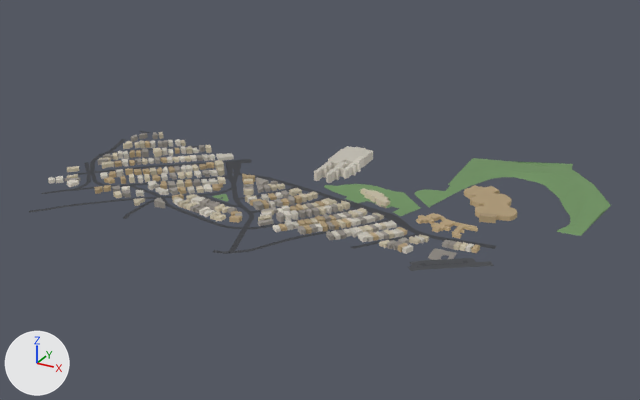
Two versions of the glTF model public/tiles/tile_7_17.glb, one commit apart.
The view is the same before and after, from a 50 mm lens placed at (-415.0, -6053.0, 766.0), pointed at (-1083.0, -4837.0, 158.0). The axes (+X, +Y, +Z) are drawn at lower left. The lights are the same throughout. The older version comes first. Where no turn or scale is listed for an object, it has been applied to the vertices.

Names of what the first picture shows: 'bld_7_17', 'grn_7_17', 'road_7_17'.
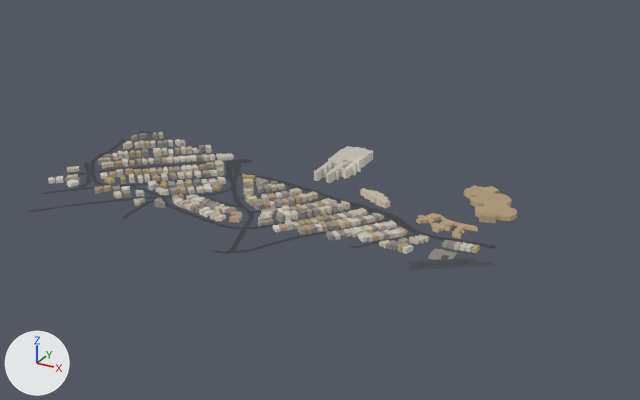
What differs and where, as boxes (x1, y1, x2, y2) in the pictures (640 x 400 px):
'grn_7_17', deleted (green): before (212, 158, 611, 236)

Diff of the bpy script that builds the scene:
```diff
--- a/public/tiles/tile_7_17.glb.py
+++ b/public/tiles/tile_7_17.glb.py
@@ ob_grn_7_17 @@
-ob_grn_7_17 = bpy.data.objects.new('grn_7_17', me_grn_7_17)
-ob_grn_7_17.location = (-947.0, -4736.0, 181.0)
```
